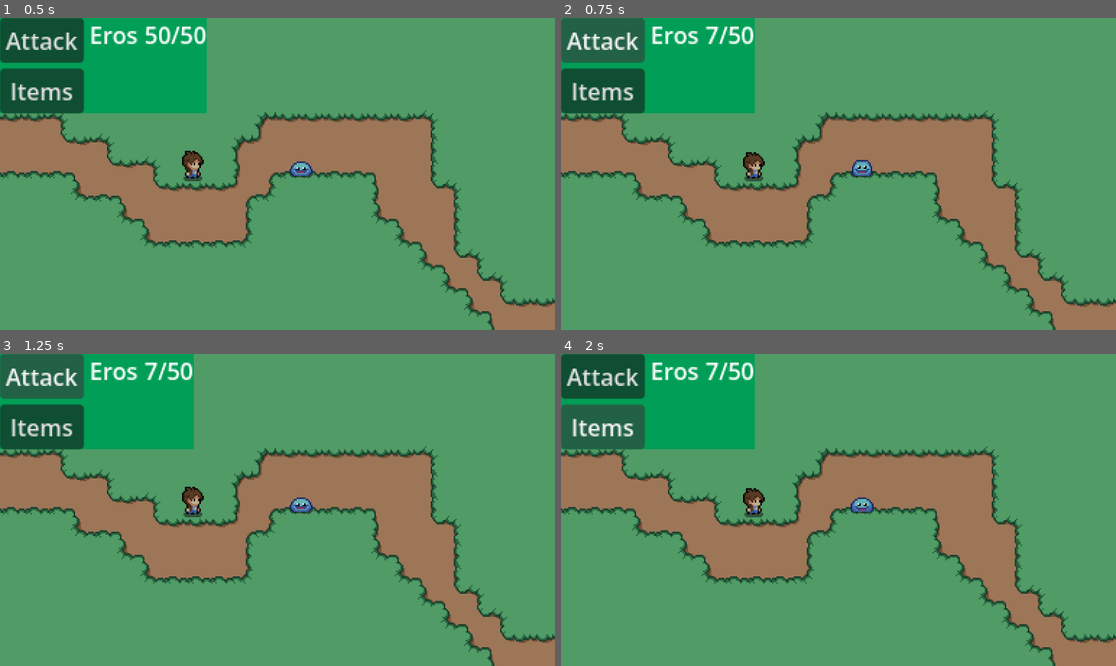
Above: before the commit, frames 1-4 (two rows, left to right).
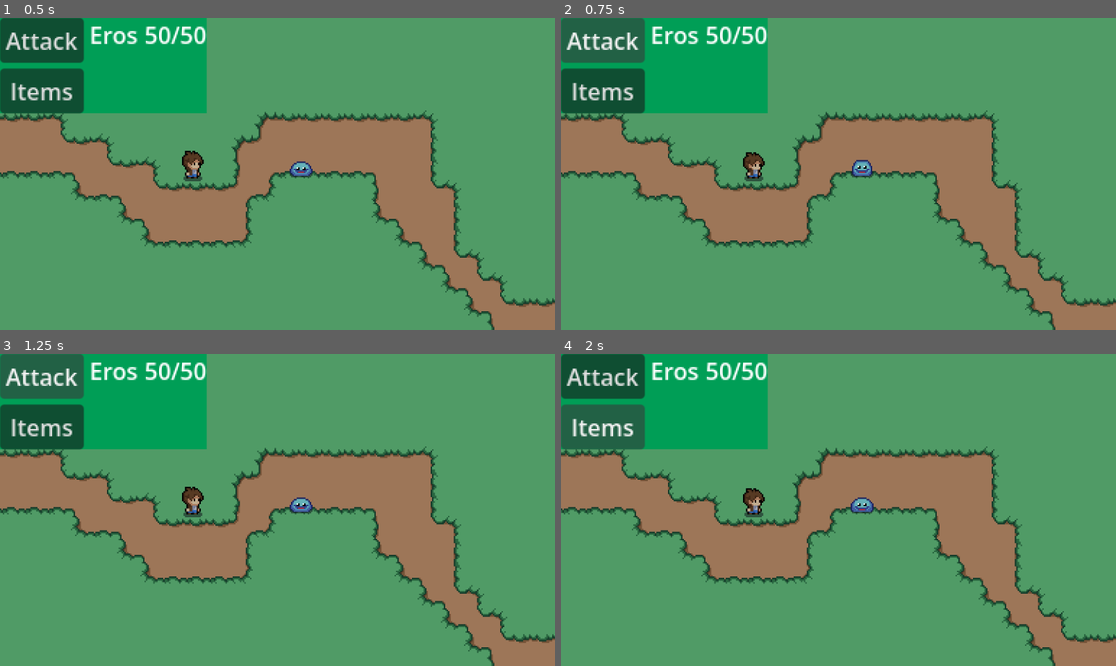
Above: after the commit, the same moments.

Repository: rammy427/godot-rpg
Game: Godot game, scene res://scenes/battle.tscn
Two runs of this game, one before a commit and one after it. Both use one fixed random seed, a clock stepped at 60 frames per second and the inputs below. This scene is started directly instead of the project's main scene.
Inputs:
- Up to frame 1 (0.5 s): no input
- Up to frame 2 (0.75 s): click "Attack" at 0.5 s
- Up to frame 3 (1.25 s): no input
- Up to frame 4 (2 s): click "Items" at 1.25 s

Frame 1 is identical in both runs. In frame 2, 1.1% of the frame differs, in the area x 26-38%, y 0-31%; in frame 3, 1.1%; in frame 4, 1.1%.

Commit message:
Implemented enemy action with multiple attacks.

Diff:
--- a/scenes/battle.tscn
+++ b/scenes/battle.tscn
@@ -53,4 +53,5 @@
 [node name="Health" type="Label" parent="Menu/MenuItems/PlayerInfo/Player1" unique_id=833921707]
 layout_mode = 2
 
+[connection signal="battle_action_completed" from="enemy" to="." method="_on_enemy_battle_action_completed"]
 [connection signal="pressed" from="Menu/MenuItems/Actions/Attack" to="." method="_on_attack_pressed"]
--- a/scripts/battle.gd
+++ b/scripts/battle.gd
@@ -17,14 +17,12 @@
 	updateHealth()
 
 # Called every frame. 'delta' is the elapsed time since the previous frame.
-func _process(_delta: float) -> void:
+func _process(delta: float) -> void:
 	if not isGameOver:
 		if not isPlayerTurn:
-			enemy.executeBattleAction(player)
+			enemy.executeBattleAction(player, delta)
 			if player.isDead():
 				isGameOver = true
-			else:
-				isPlayerTurn = true
 
 		updateHealth()
 
@@ -35,3 +33,6 @@
 
 func updateHealth() -> void:
 	display_health.text = var_to_str(player.health) + '/' + var_to_str(player.max_health)
+
+func _on_enemy_battle_action_completed() -> void:
+	isPlayerTurn = true
--- a/scripts/enemy.gd
+++ b/scripts/enemy.gd
@@ -1,4 +1,6 @@
 class_name Enemy extends CharacterBody2D
+
+signal battle_action_completed
 
 @export var charname: String = 'GreenAI Soldier'
 @export var speed: float = 100.0
@@ -10,6 +12,10 @@
 var player: Node2D = null
 var isChasingPlayer: bool = false
 var isFighting: bool = false
+var nAttacks: int = 3
+var waitTime: float = 2.0
+var curAttacks: int = 0
+var curTime: float = 0.0
 
 func _ready() -> void:
 	var parentName: String = get_parent().name
@@ -38,7 +44,17 @@
 	if player != null:
 		get_tree().change_scene_to_file("res://scenes/battle.tscn")
 
-func executeBattleAction(target: Player) -> void:
+func executeBattleAction(target: Player, dt: float) -> void:
+	if curAttacks < nAttacks:
+		curTime += dt
+		if curTime >= waitTime:
+			attackTarget(target)
+			curTime = 0
+			curAttacks += 1
+	else:
+		battle_action_completed.emit()
+
+func attackTarget(target: Player) -> void:
 	var dmg = max(1, randi_range(attack, 2 * attack) - target.defense)
 	target.health = max(0, target.health - dmg)
 	print(charname, ' deals ', dmg, ' damage to ', target.charname)
